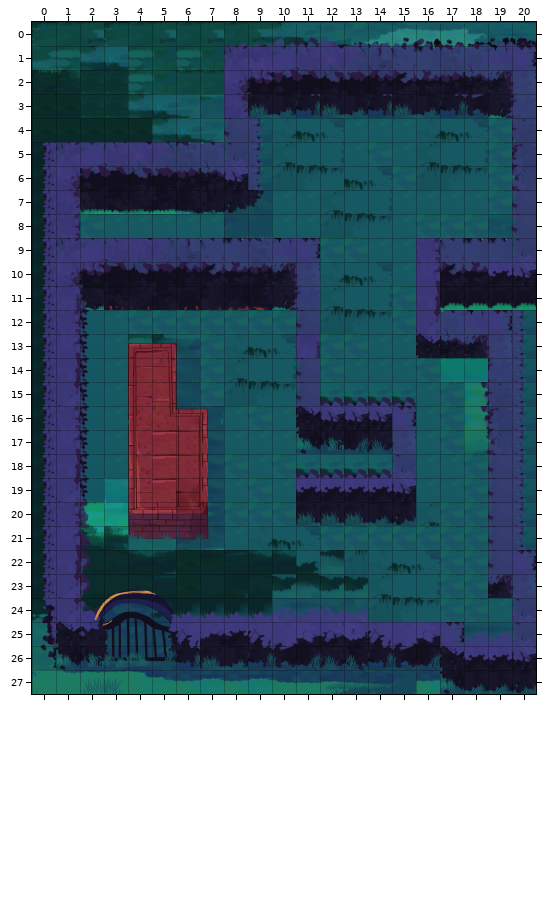
One commit to this Tiled map: assets/maps/BetaMapEasy - Copy (2).tmx. Above is the file before it was changed.
Cells are 128x128 px. Shown: x 0..20, y 0..27.
New version:
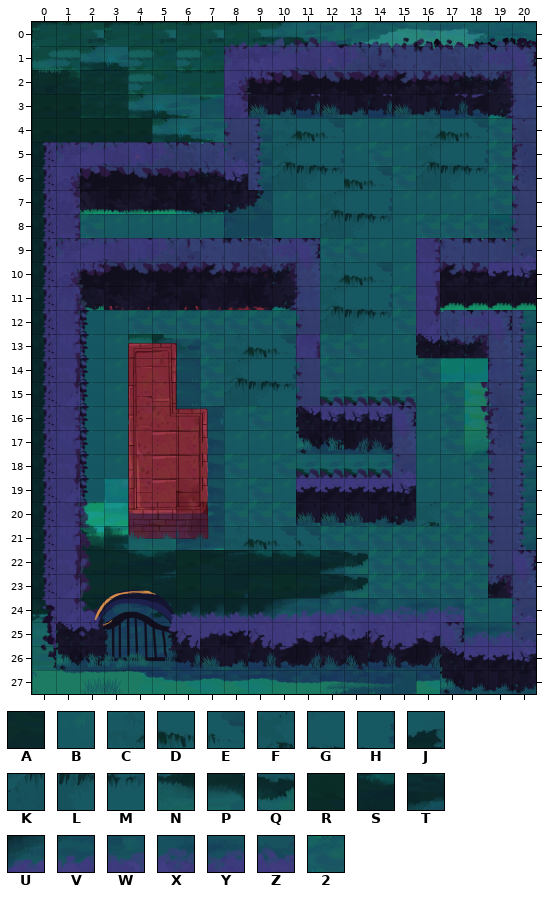
Key: from "grass1-4-26": A 109; from "grass2-4-26": B 92, C 94, D 95, E 96, F 109, G 110, H 111, J 123, K 124, L 125, M 126, N 137, P 138, Q 139; from "maze-4-26": R 93, S 111, T 113, U 127, V 128, W 129, X 130, Y 131, Z 132; from "walls-4-26": 2 7.
_ is an empty cell.
Change:
Layer "ground":
Tile 2 replaces tile C in row 22 at x 14.
Tile 2 replaces tile D in row 22 at x 15.
Tile 2 replaces tile E in row 22 at x 16.
Tile 2 replaces tile F in row 23 at x 14.
Tile 2 replaces tile G in row 23 at x 15.
Tile 2 replaces tile H in row 23 at x 16.
Tile A replaces tile P in row 23 at x 11.
Tile C replaces tile B in row 21 at x 8.
Tile D replaces tile C in row 21 at x 9.
Tile E replaces tile D in row 21 at x 10.
Tile Q replaces tile K in row 22 at x 13.
Tile R replaces tile Q in row 23 at x 10.
Tile S replaces tile J in row 22 at x 11.
Tile T replaces tile N in row 22 at x 12.
Tile T replaces tile Q in row 23 at x 12.
Tile U replaces tile X in row 24 at x 10.
Tile V replaces tile Y in row 24 at x 11.
Tile W replaces tile K in row 24 at x 14.
Tile W replaces tile Z in row 24 at x 12.
Tile X replaces tile 2 in row 24 at x 17.
Tile X replaces tile L in row 24 at x 15.
Tile X replaces tile W in row 24 at x 13.
Tile Y replaces tile M in row 24 at x 16.
